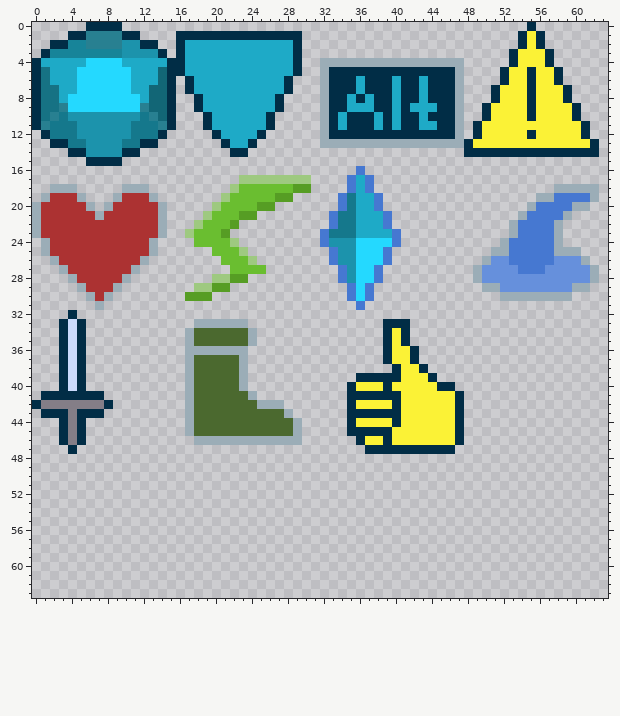
Two states of a pixel-art file, aseprite/font.aseprite. The picture above is the old version.
64x64 pixels, 1 frame. Colours within 5 levels of each other are drawn and written as one.
After:
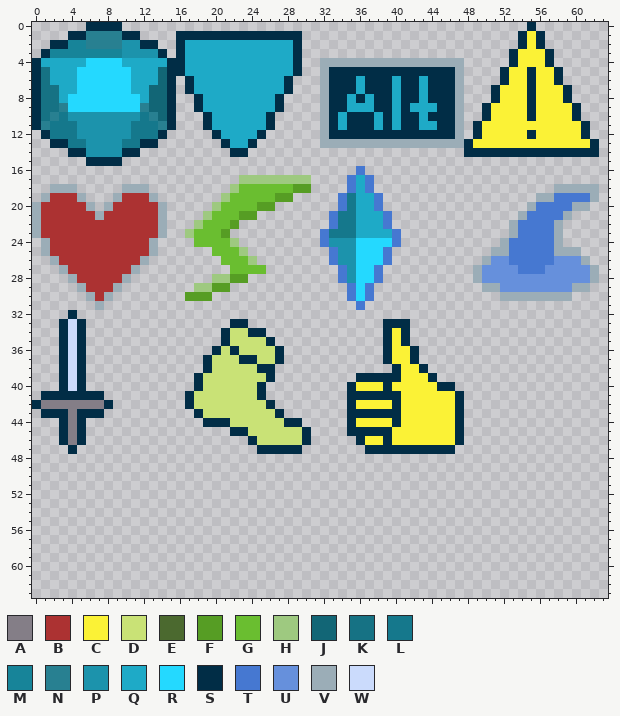
Palette (. is transparent): A #847e87  B #ac3232  C #fbf236  D #c9e276  E #4b692f  F #569d24  G #6abe30  H #9ec980  J #126676  K #167284  L #15788c  M #178499  N #288091  P #1c93ac  Q #1eaac7  R #24d9ff  S #012d46  T #4678d1  U #6690dc  V #9badb7  W #cbdbfc
Change:
Changed rows in their new state; - is an unchanged pixel.
first column x 17:
33 -....SS-------
34 ....SDDSS-----
35 ....SDDDDS----
36 ...SDSDDDDS---
37 ..SDDDSSDDS---
38 ..SDDDDDSS----
39 .SDDDDDDDS----
40 .SDDDDDDS-----
41 SDDDDDDDS-----
42 SDDDDDDDDS.---
43 .SDDDDDDDDS.--
44 ..SSSDDDDDDSS-
45 .....SSDDDDDDS
46 -......SDDDDDS
47 --------SSSSS-
Pixel boxes of the changes (left, top, right, bottom) in both pictures:
changed: (185, 319, 311, 454)
